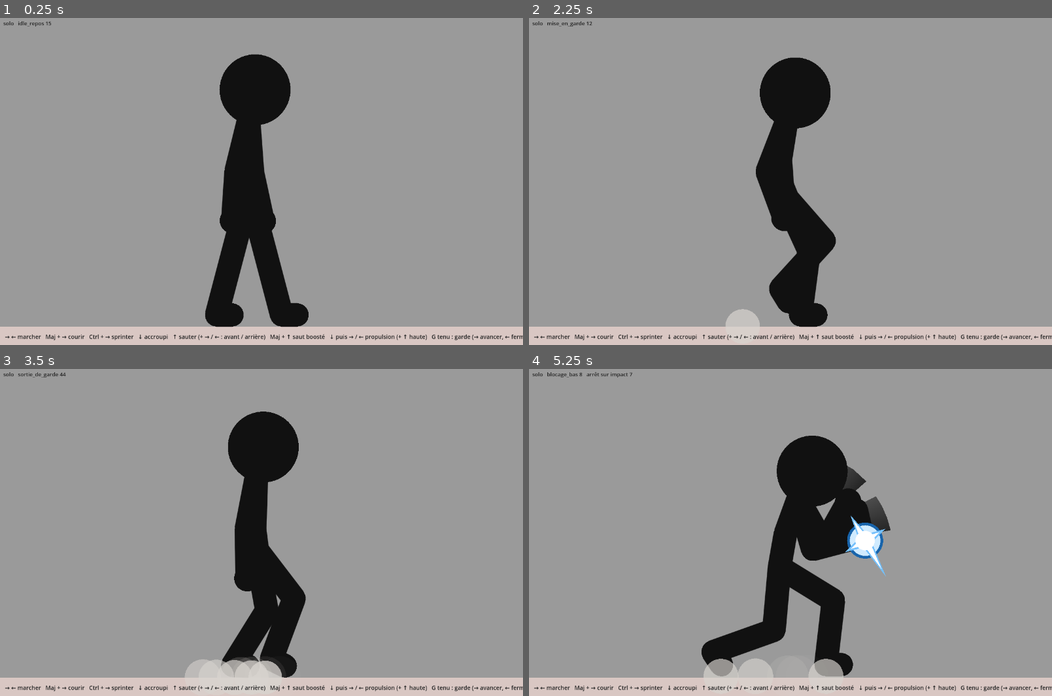
Above: before the commit, frames 1-4 (two rows, left to right).
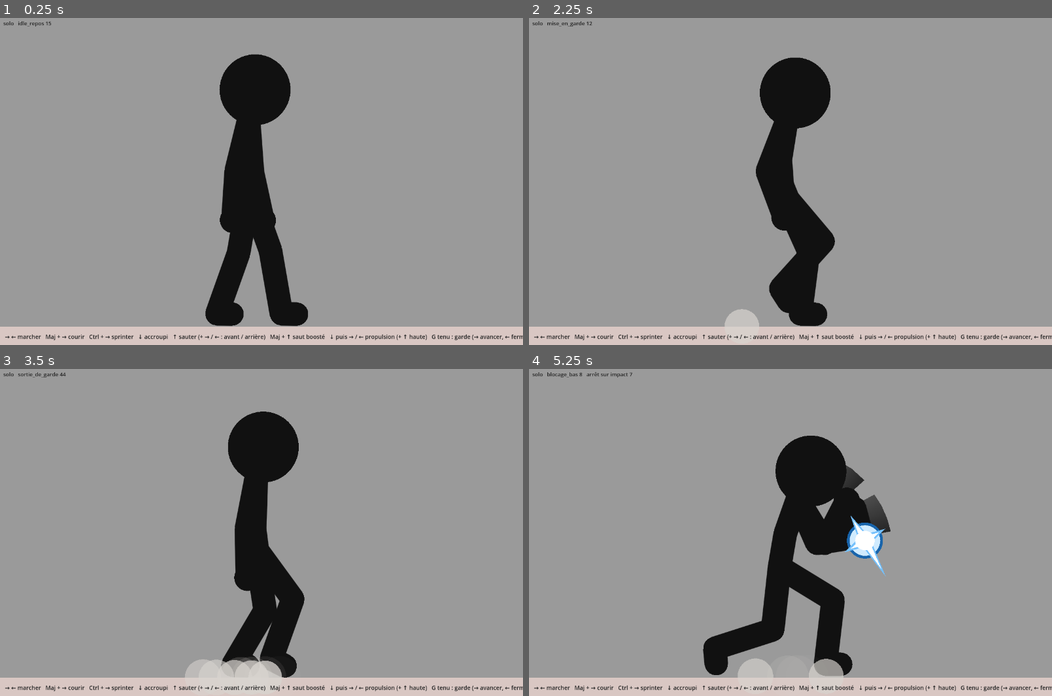
Above: after the commit, the same moments.

Repository: IzumiH2005/Testing
Game: Godot game, scene res://scenes/demo.tscn
The game is run twice, just before and just after one commit, with the same random seed, the same clock (stepped at 60 frames per second) and the same inputs. This scene is started directly instead of the project's main scene.
Inputs (mouse positions are in pixels of both pictures, inside the frame that each line leads up to):
- Up to frame 1 (0.25 s): no input
- Up to frame 2 (2.25 s): tap Enter at 0.5 s; drag from (790, 181) to (842, 109) at 0.52 s; drag from (685, 197) to (764, 246) at 1.27 s; move the mouse to (842, 109) at 2.02 s; hold Right from 2.03 s (still down); hold G from 2.03 s (still down)
- Up to frame 3 (3.5 s): release Right at 2.75 s; release G at 2.75 s; drag from (235, 597) to (104, 483) at 2.77 s
- Up to frame 4 (5.25 s): move the mouse to (947, 581) at 3.52 s; hold Left 3.53-4.25 s; hold Ctrl 3.53-4.25 s; tap Space at 3.77, 4.25 s; drag from (633, 483) to (712, 450) at 4.27 s; move the mouse to (816, 532) at 5.02 s; hold S from 5.03 s (still down); tap B at 5.1 s; click (816, 532) at 5.17 s

The runs differ from the first frame. In frame 1, 0.8% of the frame differs, in the area x 39-59%, y 46-95%; in frame 2, 0.2%; in frame 3, 0.2%; in frame 4, 1.1%, in the area x 33-70%, y 20-95%.

Commit message:
Poses de base avec leurs axes en profondeur (largeur, rotation des pieds, buste de trois quarts) ; cinématique inverse 3D plus rapide (Gauss-Newton) ; bras pendant non signalé
Co-Authored-By: Claude Opus 5.5 <noreply@anthropic.com>
Claude-Session: https://claude.ai/code/session_01JhXcjFCwfyugdZYqFhQ7S3

Diff:
--- a/stickfight/poses/accroupi_repos.json
+++ b/stickfight/poses/accroupi_repos.json
@@ -18,6 +18,10 @@
     "footF": 22.63,
     "thighN": 55.61,
     "shinN": 146.84,
-    "footN": 30
+    "footN": 30,
+    "thighN_p": 14,
+    "thighF_p": -14,
+    "thighN_r": 20,
+    "thighF_r": -20
   }
 }
--- a/stickfight/poses/garde.json
+++ b/stickfight/poses/garde.json
@@ -18,6 +18,14 @@
     "footF": 11.96,
     "thighN": 58.31,
     "shinN": 61.79,
-    "footN": 5.48
+    "footN": 5.48,
+    "thighN_p": 6,
+    "thighF_p": -6,
+    "thighN_r": -5,
+    "thighF_r": -35,
+    "torsionBassin": 15,
+    "torsion": 10,
+    "armN_p": -8,
+    "armF_p": 10
   }
 }
--- a/stickfight/poses/garde_ouverte.json
+++ b/stickfight/poses/garde_ouverte.json
@@ -18,6 +18,14 @@
     "footF": 11.96,
     "thighN": 59.31,
     "shinN": 61.79,
-    "footN": 5.48
+    "footN": 5.48,
+    "thighN_p": 6,
+    "thighF_p": -6,
+    "thighN_r": -5,
+    "thighF_r": -35,
+    "torsionBassin": 15,
+    "torsion": 8,
+    "armN_p": -5,
+    "armF_p": 12
   }
 }
--- a/stickfight/poses/repos.json
+++ b/stickfight/poses/repos.json
@@ -18,6 +18,12 @@
     "footF": -14.71,
     "thighN": -25.71,
     "shinN": 0.02,
-    "footN": 14.73
+    "footN": 14.73,
+    "thighN_p": 5,
+    "thighF_p": -5,
+    "thighN_r": 10,
+    "thighF_r": -10,
+    "armN_p": 6,
+    "armF_p": -6
   }
 }
--- a/stickfight/scripts/stick_rig.gd
+++ b/stickfight/scripts/stick_rig.gd
@@ -469,38 +469,78 @@
 ## vers la cible. Garde le sens de pliage de départ (on part de la solution
 ## à plat, et les pas restent petits).
 static func _affine(p: Dictionary, limb: Dictionary, target: Vector2, limits: bool, ids: Array) -> Dictionary:
+	# Gauss-Newton amorti : jacobien numérique du bout du membre (projeté) par
+	# rapport aux angles, quelques itérations suffisent (bien plus rapide que
+	# la recherche pas à pas, qui appelait solve des centaines de fois).
 	var q := clone_pose(p)
-	var err := func(pp: Dictionary) -> float:
-		var e0: float = solve(pp).joints[limb.tip].distance_squared_to(target)
-		if limits:
-			for v in amplitudes(pp):
-				if str(v.id) == str(limb.upper):
-					e0 += 4000.0
-		return e0
-	var e: float = err.call(q)
-	var pas := 4.0
-	for it in 80:
-		if e < 0.05:
+	var tip: String = limb.tip
+	var bout := func(pp: Dictionary) -> Vector2: return solve(pp).joints[tip]
+	var cur: Vector2 = bout.call(q)
+	for it in 12:
+		var r: Vector2 = target - cur
+		if r.length_squared() < 0.05:
 			break
-		var mieux := false
+		var cols := []
 		for id in ids:
-			for d in [pas, -pas]:
-				var r := clone_pose(q)
-				r.angles[id] = float(r.angles.get(id, 0.0)) + d
-				if limits:
-					r.angles[id] = clamp_angle(id, float(r.angles[id]))
-				var e2: float = err.call(r)
-				if e2 < e:
-					q = r
-					e = e2
-					mieux = true
-		if not mieux:
-			pas *= 0.5
-			if pas < 0.05:
-				break
+			var t := clone_pose(q)
+			t.angles[id] = float(t.angles.get(id, 0.0)) + 0.5
+			cols.append((bout.call(t) - cur) / 0.5)
+		# Moindres carrés amortis : (JᵀJ + λI) δ = Jᵀ r, résolu par descente
+		# sur chaque colonne (2 ou 3 inconnues).
+		var n := ids.size()
+		var A := []
+		var b := []
+		for a in n:
+			var row := []
+			for c in n:
+				row.append(cols[a].dot(cols[c]) + (0.05 if a == c else 0.0))
+			A.append(row)
+			b.append(cols[a].dot(r))
+		var dlt := _resout(A, b)
+		var q2 := clone_pose(q)
+		for k in n:
+			var id: String = ids[k]
+			var v: float = float(q2.angles.get(id, 0.0)) + clampf(float(dlt[k]), -25.0, 25.0)
+			if limits:
+				v = clamp_angle(id, v)
+			q2.angles[id] = v
+		var c2: Vector2 = bout.call(q2)
+		if c2.distance_squared_to(target) >= cur.distance_squared_to(target):
+			break
+		q = q2
+		cur = c2
+	if limits:
+		for v in amplitudes(q):
+			if str(v.id) == str(limb.upper):
+				return p
 	for id in ids:
 		q.angles[id] = round2(float(q.angles.get(id, 0.0)))
 	return q
+
+
+## Petit système linéaire (Gauss), n ≤ 3.
+static func _resout(A: Array, b: Array) -> Array:
+	var n := b.size()
+	var M := []
+	for i in n:
+		M.append(A[i].duplicate() + [b[i]])
+	for c in n:
+		var piv := c
+		for r in range(c + 1, n):
+			if absf(M[r][c]) > absf(M[piv][c]):
+				piv = r
+		var tmp = M[c]; M[c] = M[piv]; M[piv] = tmp
+		if absf(M[c][c]) < 1e-9:
+			return b.map(func(_x): return 0.0)
+		for r in n:
+			if r != c:
+				var k: float = M[r][c] / M[c][c]
+				for cc in range(c, n + 1):
+					M[r][cc] -= k * M[c][cc]
+	var x := []
+	for i in n:
+		x.append(M[i][n] / M[i][i])
+	return x
 
 
 ## Oriente un os pour qu'il pointe vers un point du monde (cinématique directe
--- a/stickfight/tools/anim.gd
+++ b/stickfight/tools/anim.gd
@@ -409,7 +409,8 @@
 					tot += 1
 					if not dedans.call(pt):
 						vis += 1
-			if vis < 0.35 * tot:
+			# Un bras qui pend le long du corps (main sous la taille) est normal.
+			if vis < 0.35 * tot and J.handN.y > J.waist.y:
 				warn.append("bras proche peu visible (moins de 35 % hors du corps)")
 			var jF := [J.hip, J.kneeF, J.ankleF]
 			var pres := func(v: Vector2) -> bool:
